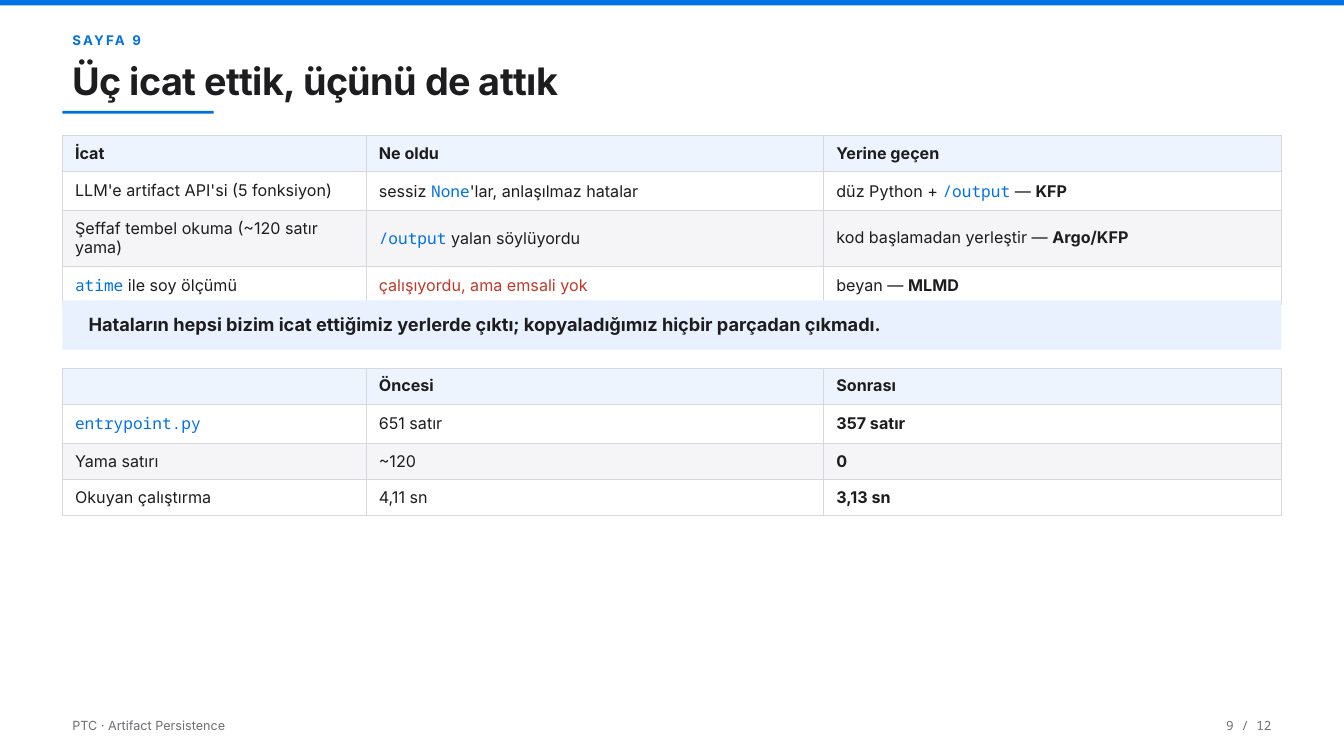
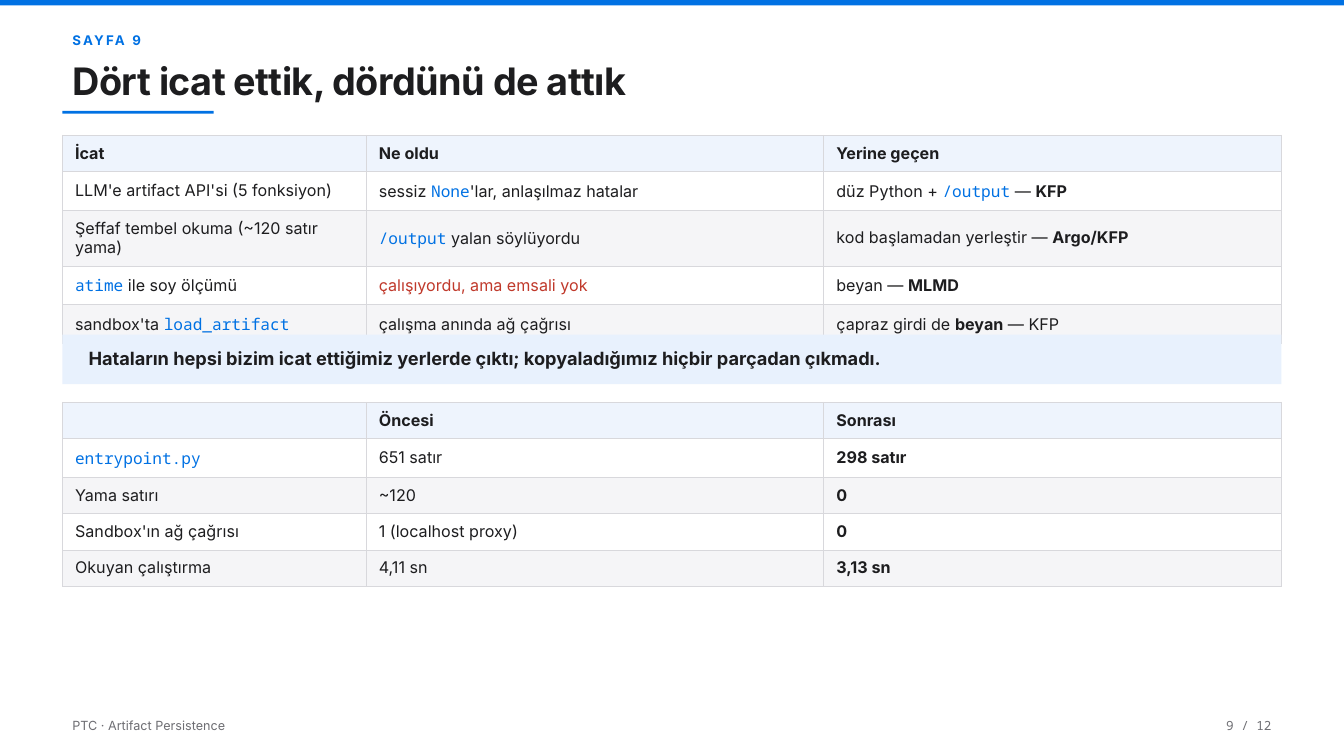
Before and after one commit to AltanReisoglu/Data-Science-Reports, a slide deck: slide 12 of ptc_art/PTC_Sunum_Karsilastirma.pptx (slide 10 before the commit). Drawn at 1344x756 pixels with LibreOffice and Linux fonts; fonts in the diff are those of the drawing. Boxes give left, top, right and bottom in pixels: in the first picture for what was removed or moved away, otherwise in the second. Text is boxed around its words. In the diff, an @@ line names an element or a change of style, - is before the commit and + after.

```diff
--- a/ptc_art/PTC_Sunum_Karsilastirma.pptx
+++ b/ptc_art/PTC_Sunum_Karsilastirma.pptx
@@ text at bbox=[72, 66, 626, 103]: text changed @@
-Üç icat ettik, üçünü de attık
+Dört icat ettik, dördünü de attık
@@ table at bbox=[63, 135, 1281, 337] @@
+row 5: sandbox'ta load_artifact | çalışma anında ağ çağrısı | çapraz girdi de beyan — KFP
@@ rectangle: place and size @@
-rectangle at bbox=[63, 300, 1281, 350]
+rectangle at bbox=[63, 335, 1281, 384]
@@ text "Hataların hepsi bizim icat ettiğimiz ...": place and size @@
-text "Hataların hepsi bizim icat ettiğimiz ..." at bbox=[89, 317, 881, 335]
+text "Hataların hepsi bizim icat ettiğimiz ..." at bbox=[89, 351, 881, 369]
@@ table at bbox=[63, 402, 1281, 581] @@
-row 2, column 3: 357 satır
+row 2, column 3: 298 satır
+row 4: Sandbox'ın ağ çağrısı | 1 (localhost proxy) | 0
@@ table: place and size @@
-table at bbox=[63, 368, 1281, 511]
+table at bbox=[63, 402, 1281, 581]
```
Also in this commit, not shown: 6 other slides changed, 2 slides added, 6 other files.
